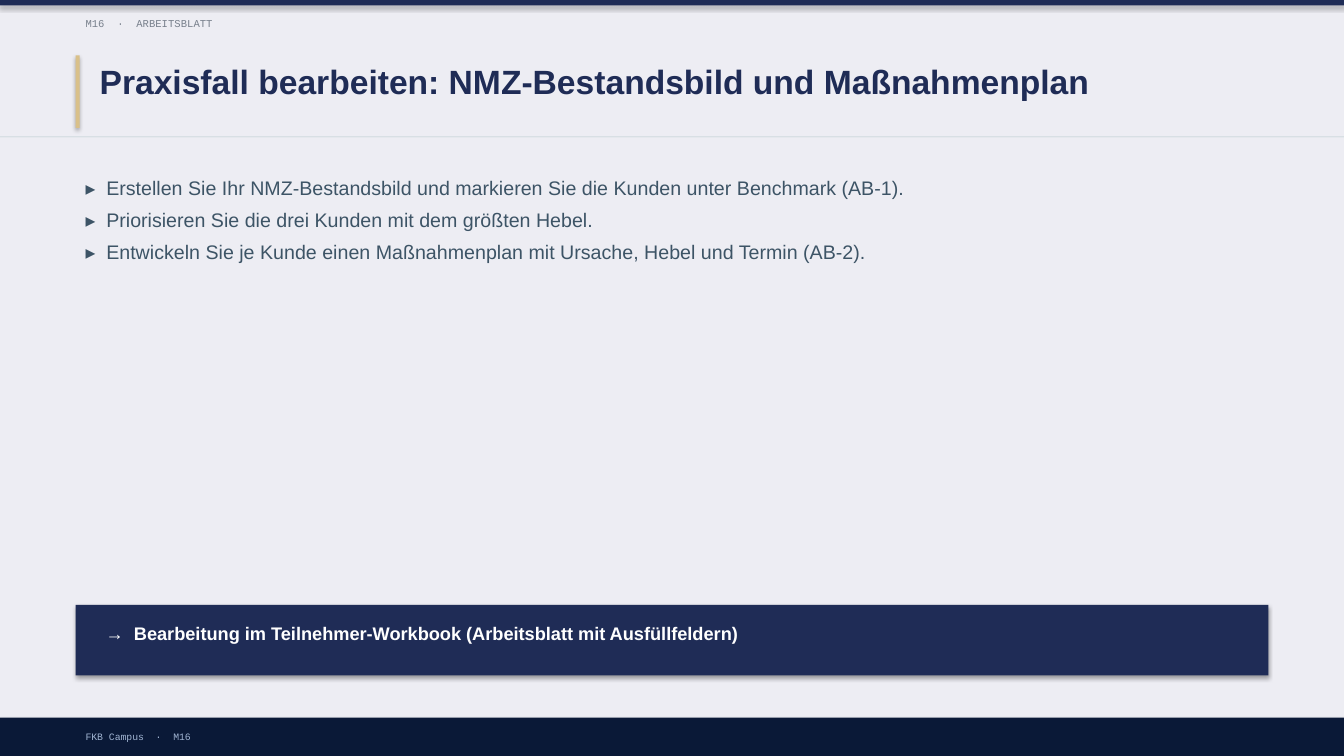
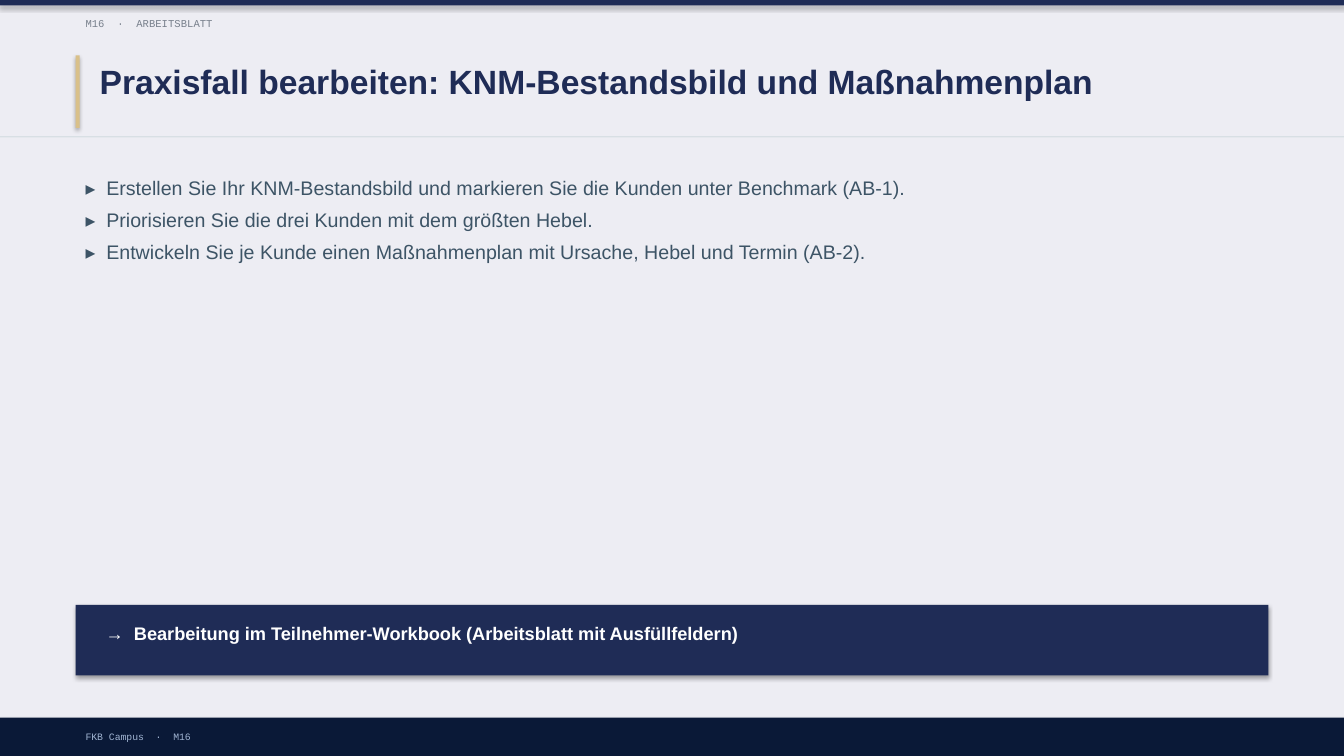
Before and after one commit to ck5rqc47pr-byte/firmenkundenakademie-online, a slide deck: slide 15 of protected-downloads/praesentation/M16.pptx. Drawn at 1344x756 pixels with LibreOffice and Linux fonts; fonts in the diff are those of the drawing. Boxes give left, top, right and bottom in pixels: in the first picture for what was removed or moved away, otherwise in the second. Text is boxed around its words. In the diff, an @@ line names an element or a change of style, - is before the commit and + after.

```diff
--- a/protected-downloads/praesentation/M16.pptx
+++ b/protected-downloads/praesentation/M16.pptx
@@ text at [100,69,1093,101]: text changed @@
-Praxisfall bearbeiten: NMZ-Bestandsbild und Maßnahmenplan
+Praxisfall bearbeiten: KNM-Bestandsbild und Maßnahmenplan
@@ text at [106,181,905,199]: text changed @@
-▸ Erstellen Sie Ihr NMZ-Bestandsbild und markieren Sie die Kunden unter Benchmark (AB-1).
+▸ Erstellen Sie Ihr KNM-Bestandsbild und markieren Sie die Kunden unter Benchmark (AB-1).
```
Also in this commit, not shown: 15 other slides changed, 7 other files.
